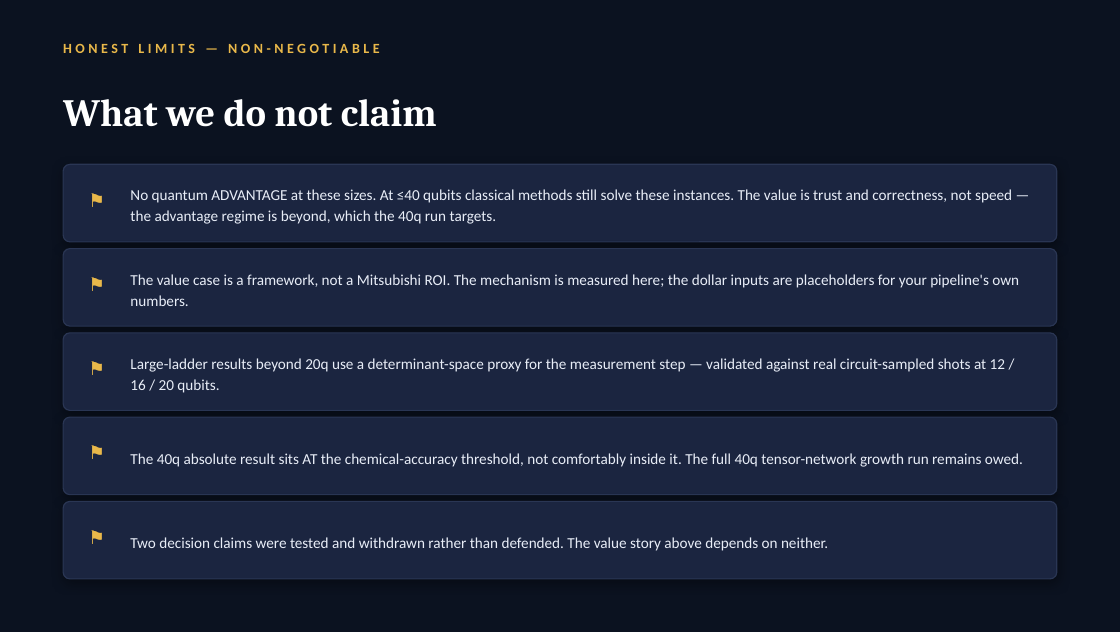
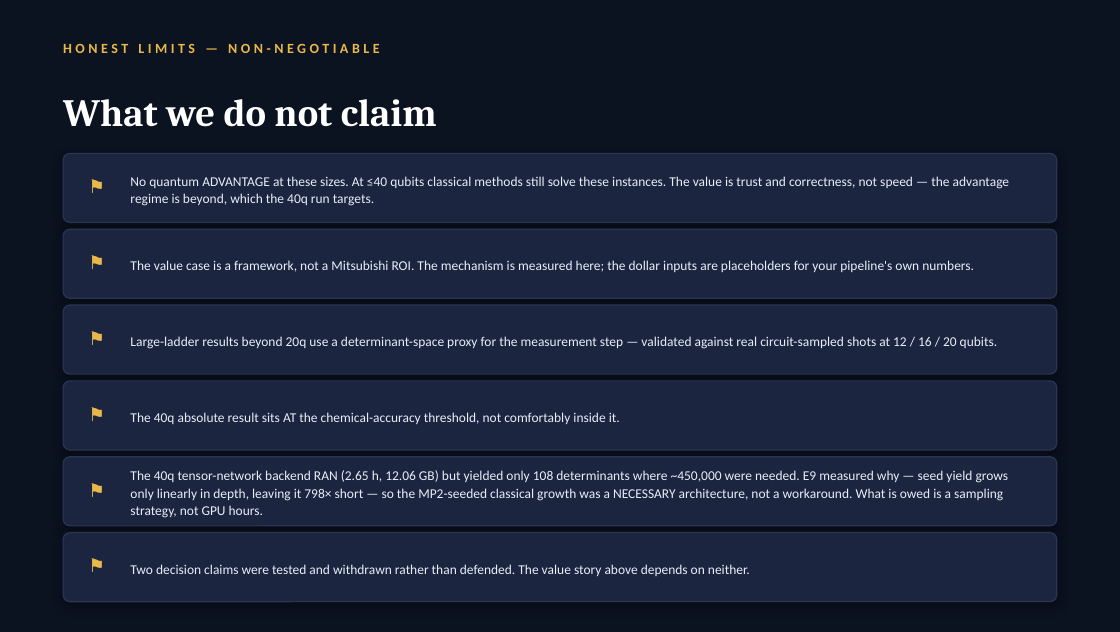
Before and after one commit to christianmetzl/potomac_advancedmaterials, a slide deck: slide 11 of paper/EIGENNEXUS_MATGENQ_Value_Story.pptx (slide 9 before the commit). Drawn at 1120x632 pixels with LibreOffice and Linux fonts; fonts in the diff are those of the drawing. Boxes give left, top, right and bottom in pixels: in the first picture for what was removed or moved away, otherwise in the second. Text is boxed around its words. In the diff, an @@ line names an element or a change of style, - is before the commit and + after.

```diff
--- a/paper/EIGENNEXUS_MATGENQ_Value_Story.pptx
+++ b/paper/EIGENNEXUS_MATGENQ_Value_Story.pptx
@@ rounded rectangle: place and size @@
-rounded rectangle at <box>63,164,1057,242</box>
+rounded rectangle at <box>63,153,1057,222</box>
@@ text "⚑": place and size @@
-text "⚑" at <box>88,174,122,225</box>
+text "⚑" at <box>88,160,122,212</box>
@@ text "No quantum ADVANTAGE at these ...": place and size @@
-text "No quantum ADVANTAGE at these ..." at <box>130,189,1012,224</box>
+text "No quantum ADVANTAGE at these ..." at <box>130,176,1010,206</box>
@@ rounded rectangle: place and size @@
-rounded rectangle at <box>63,248,1057,326</box>
+rounded rectangle at <box>63,229,1057,298</box>
@@ text "⚑": place and size @@
-text "⚑" at <box>88,259,122,309</box>
+text "⚑" at <box>88,236,122,288</box>
@@ text "The value case is a ...": place and size @@
-text "The value case is a ..." at <box>130,274,1019,306</box>
+text "The value case is a ..." at <box>130,260,974,272</box>
@@ rounded rectangle: place and size @@
-rounded rectangle at <box>63,333,1057,410</box>
+rounded rectangle at <box>63,305,1057,374</box>
@@ text "⚑": place and size @@
-text "⚑" at <box>88,343,122,393</box>
+text "⚑" at <box>88,312,122,364</box>
@@ text "Large-ladder results beyond 20q use ...": place and size @@
-text "Large-ladder results beyond 20q use ..." at <box>130,358,1005,393</box>
+text "Large-ladder results beyond 20q use ..." at <box>130,336,997,349</box>
@@ rounded rectangle: place and size @@
-rounded rectangle at <box>63,417,1057,494</box>
+rounded rectangle at <box>63,381,1057,450</box>
@@ text "⚑": place and size @@
-text "⚑" at <box>88,427,122,477</box>
+text "⚑" at <box>88,387,122,440</box>
@@ text at <box>130,412,620,424</box>: text changed; size 13 to 11.5 pt @@
-The 40q absolute result sits AT the chemical-accuracy threshold, not comfortably inside it. The full 40q tensor-network growth run remains owed.
+The 40q absolute result sits AT the chemical-accuracy threshold, not comfortably inside it.
@@ proportions changed in 5 elements at <box>63,153,1057,222</box>, <box>63,229,1057,298</box>, <box>63,305,1057,374</box>, <box>63,381,1057,450</box>, <box>63,456,1057,525</box> @@
@@ rounded rectangle: place and size @@
-rounded rectangle at <box>63,501,1057,579</box>
+rounded rectangle at <box>63,456,1057,525</box>
@@ text "⚑": place and size @@
-text "⚑" at <box>88,511,122,562</box>
+text "⚑" at <box>88,463,122,515</box>
@@ text added at <box>130,470,1009,518</box>, 11.5 pt, text #E8EDF7 @@
+The 40q tensor-network backend RAN (2.65 h, 12.06 GB) but yielded only 108 determinants where ~450,000 were needed. E9 measured why — seed yield grows only linearly in depth, leaving it 798× short — so the MP2-seeded classical growth was a NECESSARY architecture, not a workaround. What is owed is a sampling strategy, not GPU hours.
@@ rounded rectangle added at <box>63,532,1057,601</box>, fill #1B2540, outline #2A3654 1 pt @@
@@ text added at <box>88,539,122,591</box>, 16 pt, text #E9B84A @@
+⚑
@@ size 13 to 11.5 pt; line spacing 18pt to 15pt in 4 elements at <box>130,176,1010,206</box>, <box>130,260,974,272</box>, <box>130,336,997,349</box>, <box>130,564,750,576</box> @@
@@ text "Two decision claims were tested ...": place and size @@
-text "Two decision claims were tested ..." at <box>130,537,828,551</box>
+text "Two decision claims were tested ..." at <box>130,564,750,576</box>
```
Also in this commit, not shown: 1 other slide changed, 2 slides added, 2 other files.
